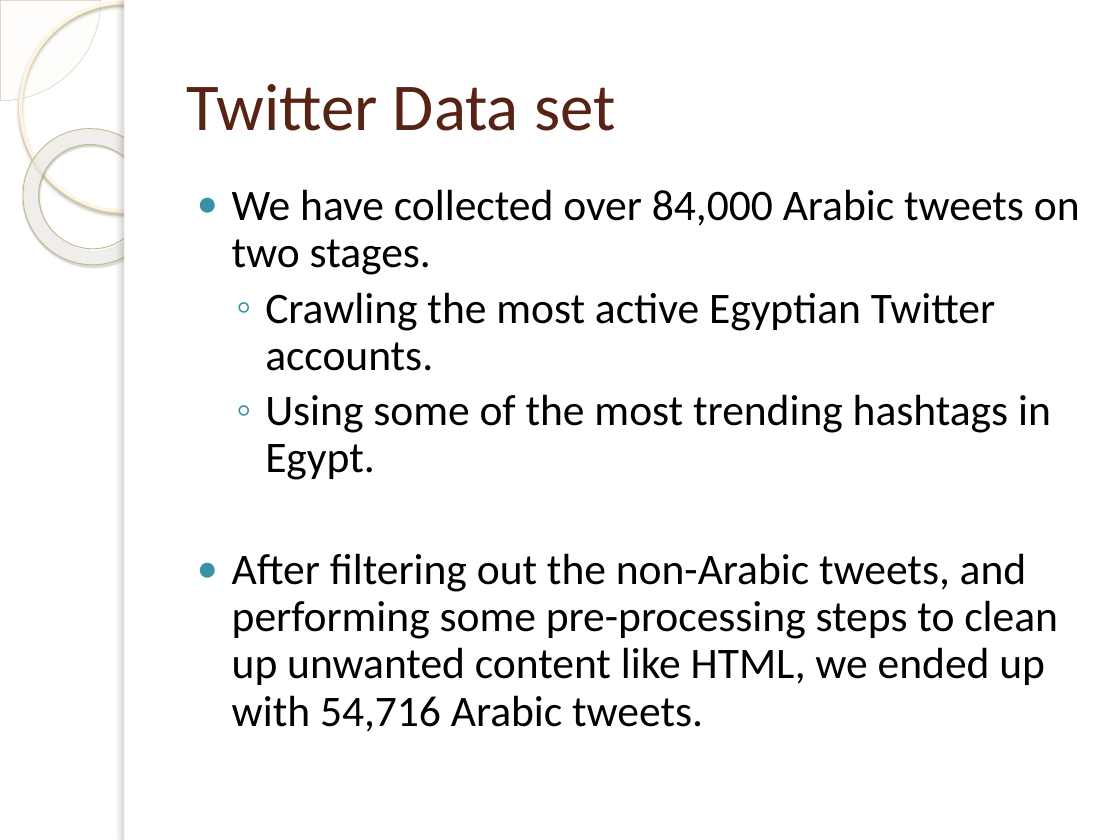
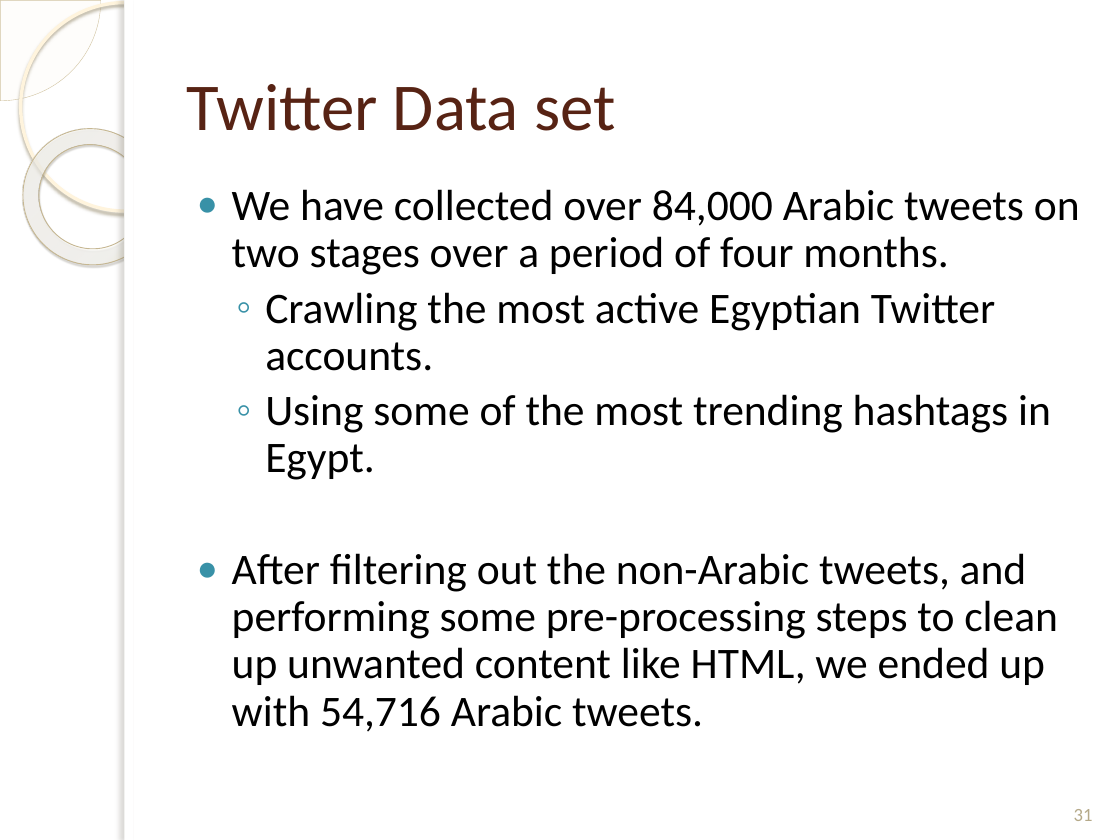
Before and after one commit to mhd9023/Thesis, a slide deck: slide 31 of Report#1_.pptx (slide 29 before the commit). Drawn at 1120x840 pixels with LibreOffice and Linux fonts; fonts in the diff are those of the drawing; background and template pictures are left out. Boxes give left, top, right and bottom in pixels: in the first picture for what was removed or moved away, otherwise in the second. Text is boxed around its words. In the diff, an @@ line names an element or a change of style, - is before the commit and + after.

```diff
--- a/Report#1_.pptx
+++ b/Report#1_.pptx
@@ text at [232, 189, 1080, 275]: text changed @@
-● We have collected over 84,000 Arabic tweets on two stages.
+● We have collected over 84,000 Arabic tweets on two stages over a period of four months.
@@ page number added at [1074, 809, 1093, 821], 12 pt, text #B6A98A @@
+31
```
Also in this commit, not shown: 32 other slides changed, 3 slides added, 2 other files.
